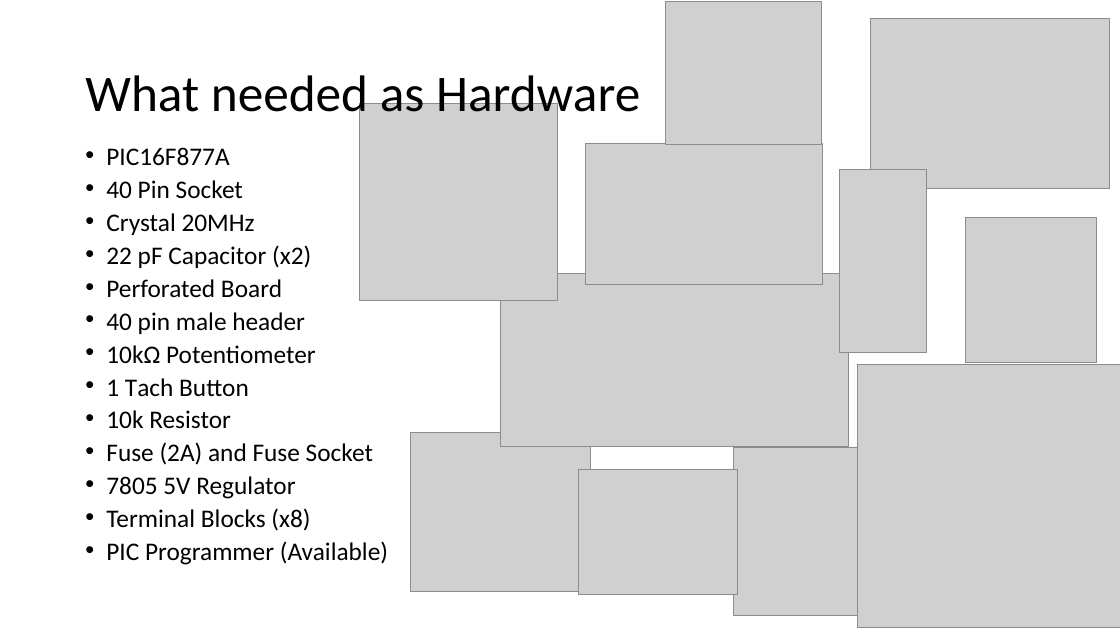
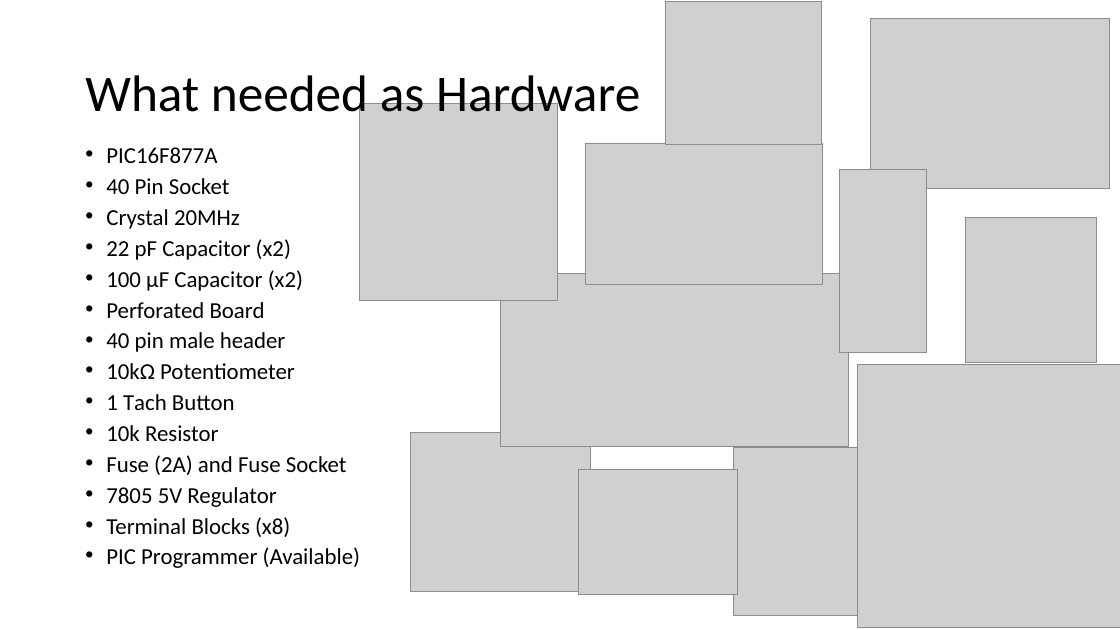
Before and after one commit to mee427/mee427.github.io, a slide deck: slide 4 of Microcontoller.pptx. Drawn at 1120x630 pixels with LibreOffice and Linux fonts; fonts in the diff are those of the drawing; grey boxes stand for pictures. Boxes give left, top, right and bottom in pixels: in the first picture for what was removed or moved away, otherwise in the second. Text is boxed around its words. In the diff, an @@ line names an element or a change of style, - is before the commit and + after.

```diff
--- a/Microcontoller.pptx
+++ b/Microcontoller.pptx
@@ text at (106, 147, 360, 568): size 21.7 to 19.6 pt @@
@@ text at (106, 270, 303, 291): paragraph added @@
+• 100 μF Capacitor (x2)
```
Also in this commit, not shown: 1 other file.
